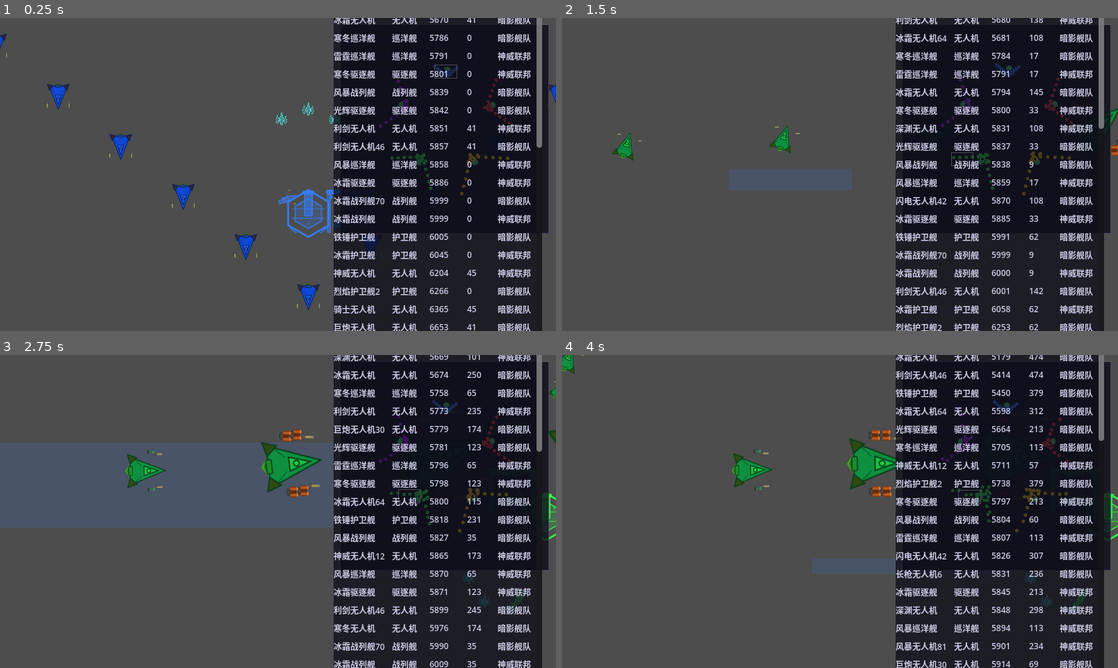
Above: before the commit, frames 1-4 (two rows, left to right).
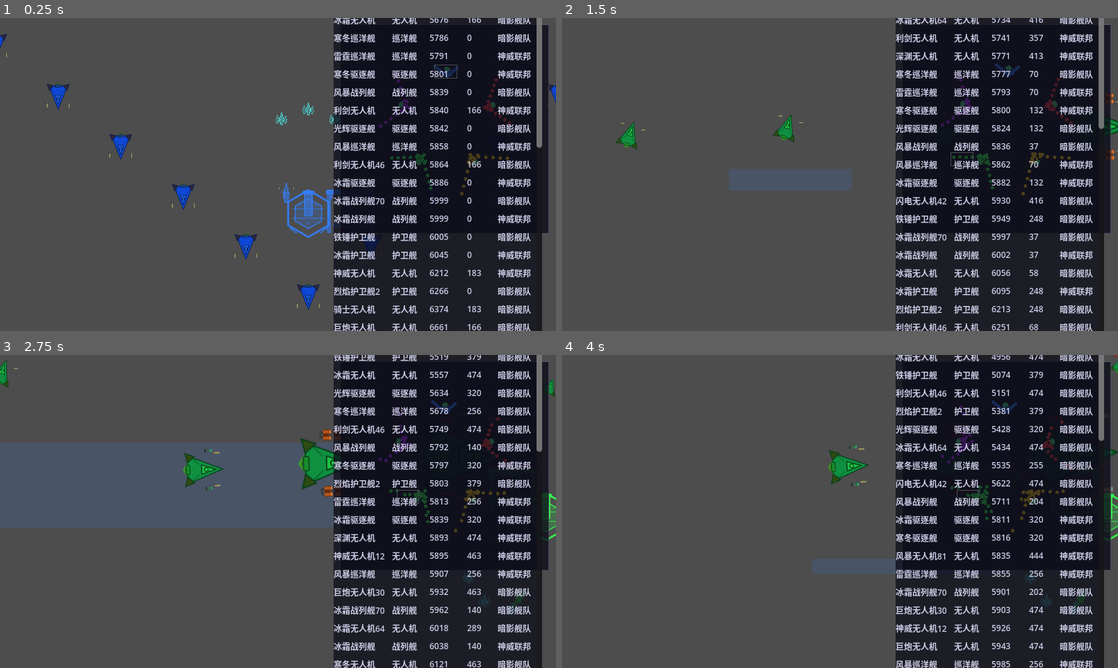
Above: after the commit, the same moments.

Repository: ZhanXuzhao/SpaceRTS
Game: Godot game, scene res://scenes/main.tscn
Same seed, same stepped clock (60 frames per second), same inputs: the game is played once before the commit and once after it.
Inputs (mouse positions are in pixels of both pictures, inside the frame that each line leads up to):
- Up to frame 1 (0.25 s): no input
- Up to frame 2 (1.5 s): tap Enter at 0.5 s; move the mouse to (962, 158) at 0.52 s; hold W 0.53-1.25 s; tap Z at 0.6 s; click (962, 158) at 0.67 s; drag from (728, 190) to (1095, 127) at 1.27 s
- Up to frame 3 (2.75 s): move the mouse to (333, 442) at 2.02 s; hold W from 2.03 s (still down); tap C at 2.1 s
- Up to frame 4 (4 s): release W at 2.75 s; drag from (812, 574) to (1073, 492) at 2.77 s; move the mouse to (1006, 558) at 3.52 s; hold A from 3.53 s (still down); tap B at 3.6 s

The runs differ from the first frame. In frame 1, 1.8% of the frame differs, in the area x 50-96%, y 0-100%; in frame 2, 5.3%; in frame 3, 7.6%, in the area x 0-100%, y 0-100%; in frame 4, 7.2%.

Commit message:
修改了飞船的加速度

Diff:
--- a/game_config.gd
+++ b/game_config.gd
@@ -5,8 +5,8 @@
 # ===== 飞船 =====
 const UNIT_MAX_SPEED := 500.0          # 无人机最大速度 px/s
 const DRONE_BASE_MASS := 10.0          # 无人机质量（质量 = base × 尺寸³）
-const DRONE_ACCEL_TIME := 2.0          # 无人机 0→max 加速时间（秒）
-const DRONE_TURN_SPEED := 90.0         # 无人机转向速度 °/s
+const DRONE_ACCEL_TIME := 0.5         # 无人机 0→max 加速时间（秒）
+const DRONE_TURN_SPEED := 360.0         # 无人机转向速度 °/s
 const UNIT_MAX_SHIELD := 1000.0
 const UNIT_MAX_HULL := 1000.0
 const UNIT_SHIELD_REGEN := 8.0    # /s
